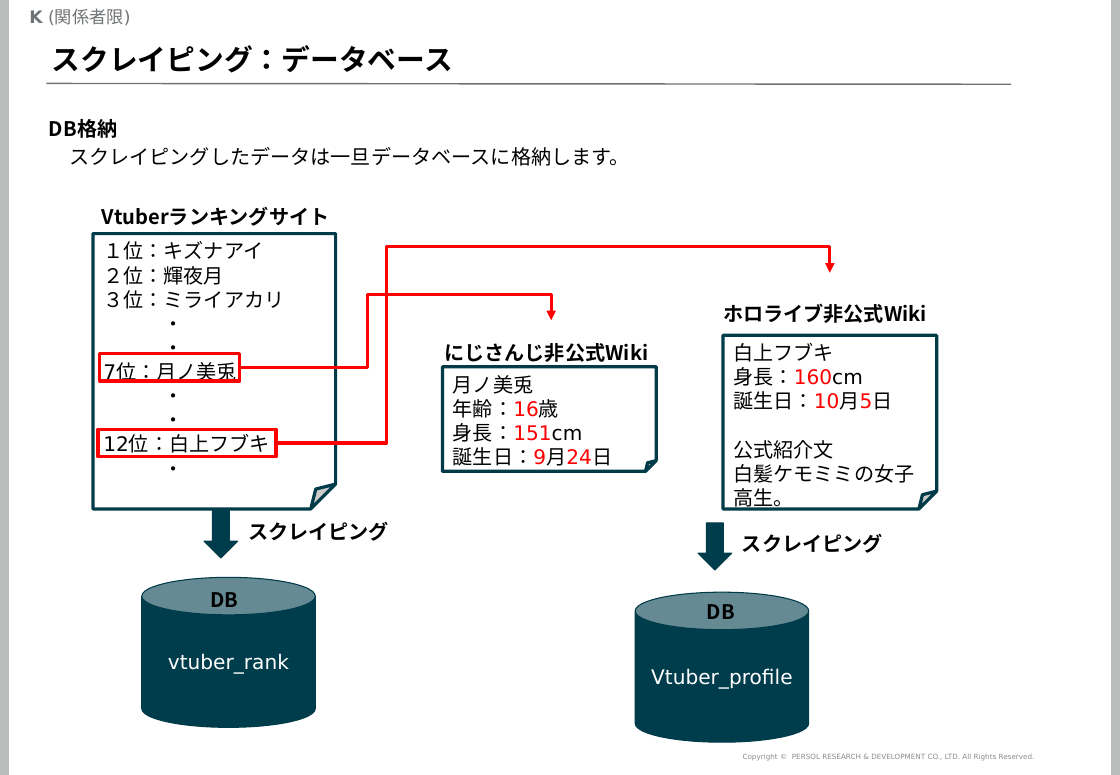
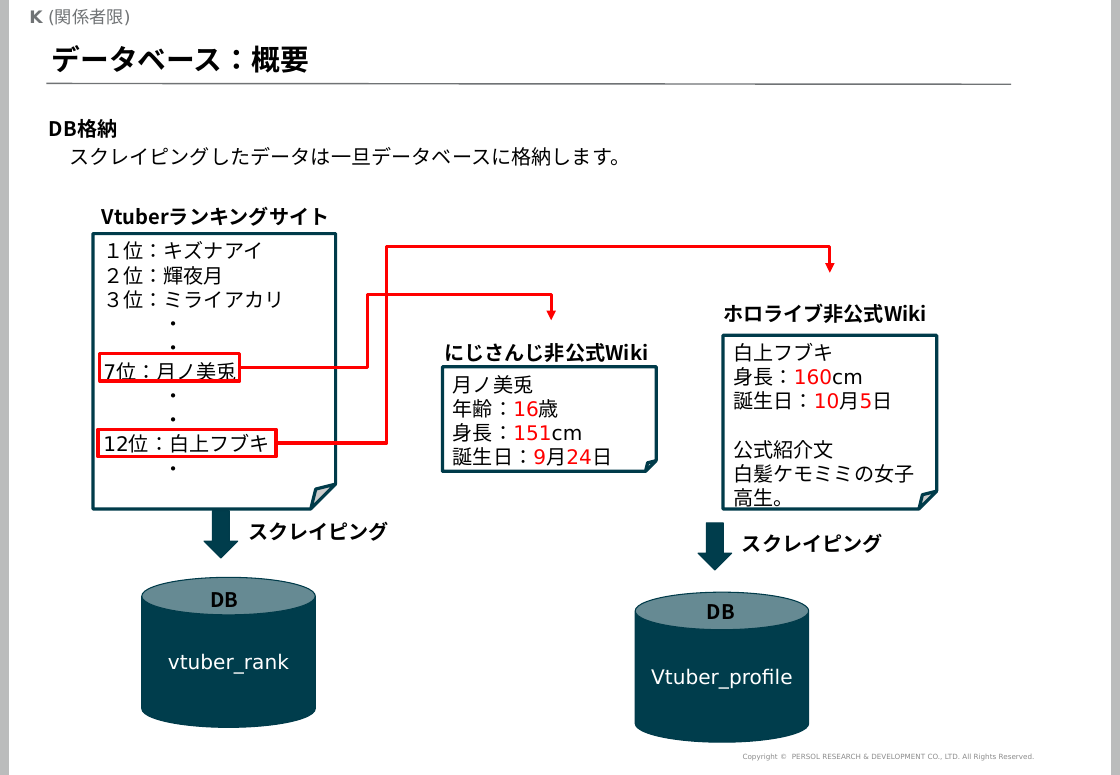
Before and after one commit to mogrodown/python_session, a slide deck: slide 40 of doc/python中級講座_2020.pptx (slide 33 before the commit). Drawn at 1120x775 pixels with LibreOffice and Linux fonts; fonts in the diff are those of the drawing; background and template pictures are left out. Boxes give left, top, right and bottom in pixels: in the first picture for what was removed or moved away, otherwise in the second. Text is boxed around its words. In the diff, an @@ line names an element or a change of style, - is before the commit and + after.

```diff
--- a/doc/python中級講座_2020.pptx
+++ b/doc/python中級講座_2020.pptx
@@ title at (52, 45, 309, 73): text changed @@
-スクレイピング：データベース
+データベース：概要
```
Also in this commit, not shown: 12 other slides changed, 12 slides added, 1 slide removed, 5 other files.
